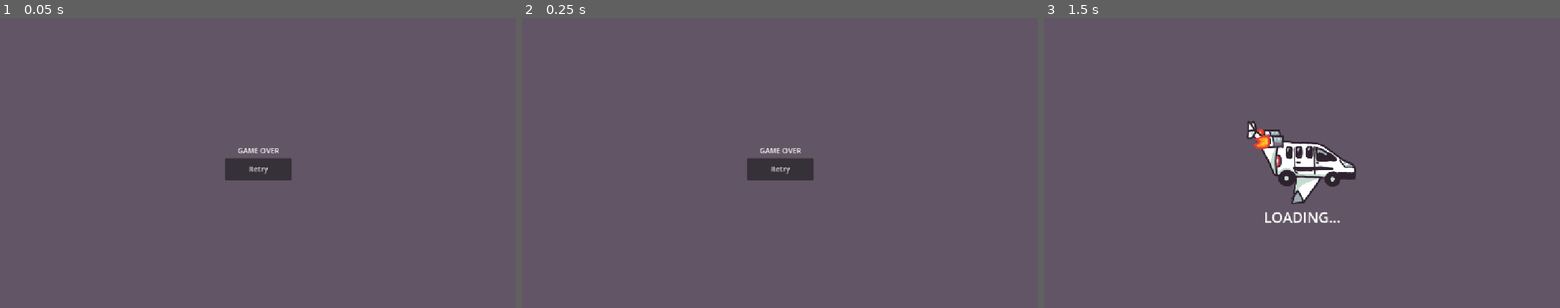
Above: before the commit, frames 1-3 (left to right).
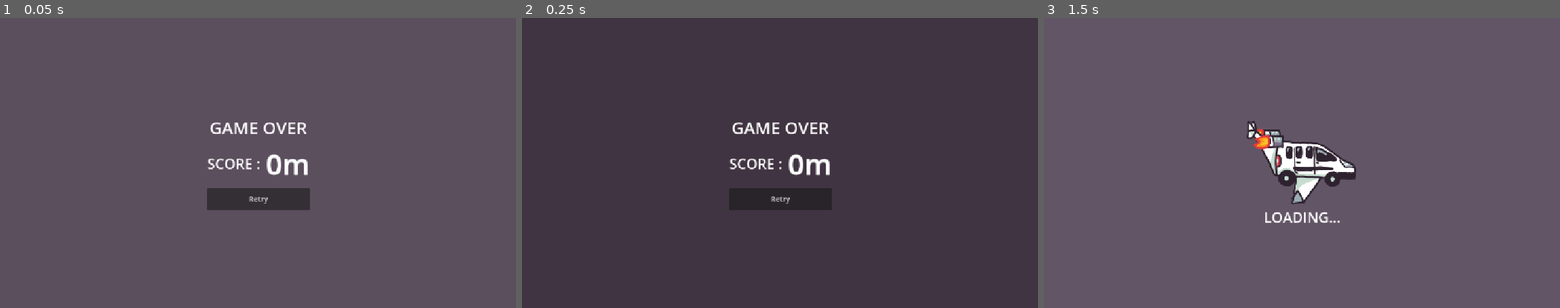
Above: after the commit, the same moments.

Repository: YannLeon/kerosene
Game: Godot game, scene res://scenes/DeathScreen.tscn
The game is run twice, just before and just after one commit, with the same random seed, the same clock (stepped at 60 frames per second) and the same inputs. This scene is started directly instead of the project's main scene.
Inputs (mouse positions are in pixels of both pictures, inside the frame that each line leads up to):
- Up to frame 1 (0.05 s): no input
- Up to frame 2 (0.25 s): no input
- Up to frame 3 (1.5 s): click "Retry" at 0.5 s; tap Enter at 1.25 s; move the mouse to (1415, 148) at 1.27 s; press the mouse at (1415, 148) at 1.28 s

The runs differ from the first frame. In frame 1, 3.1% of the frame differs, in the area x 40-61%, y 36-67%; in frame 2, 99%, in the area x 0-100%, y 0-100%; in frame 3, nothing differs.

Commit message:
better end screen

Diff:
--- /dev/null
+++ b/autoloads/global_state.gd
@@ -0,0 +1,3 @@
+extends Node
+
+var final_score: String = "0m"
--- a/project.godot
+++ b/project.godot
@@ -23,6 +23,7 @@
 SceneManager="*res://autoloads/scene_manager.gd"
 FuelStore="*res://autoloads/fuel_store.gd"
 GlobalEvents="*res://autoloads/global_events.gd"
+GlobalState="*res://autoloads/global_state.gd"
 
 [display]
 
--- a/scenes/DeathScreen.tscn
+++ b/scenes/DeathScreen.tscn
@@ -1,11 +1,65 @@
-[gd_scene load_steps=2 format=3 uid="uid://dqcpwjv30e0gr"]
+[gd_scene load_steps=8 format=3 uid="uid://dqcpwjv30e0gr"]
 
 [ext_resource type="Script" uid="uid://dmcbdrynvh45g" path="res://scenes/death_screen.gd" id="1_biyii"]
+
+[sub_resource type="LabelSettings" id="LabelSettings_biyii"]
+font_size = 38
+
+[sub_resource type="LabelSettings" id="LabelSettings_0r1s6"]
+font_size = 32
+
+[sub_resource type="LabelSettings" id="LabelSettings_5034k"]
+font_size = 64
+outline_size = 2
+
+[sub_resource type="Animation" id="Animation_biyii"]
+resource_name = "fade in"
+tracks/0/type = "value"
+tracks/0/imported = false
+tracks/0/enabled = true
+tracks/0/path = NodePath("Background:modulate")
+tracks/0/interp = 1
+tracks/0/loop_wrap = true
+tracks/0/keys = {
+"times": PackedFloat32Array(0, 0.233333),
+"transitions": PackedFloat32Array(1, 1),
+"update": 0,
+"values": [Color(1, 1, 1, 0), Color(1, 1, 1, 1)]
+}
+
+[sub_resource type="Animation" id="Animation_5034k"]
+length = 0.001
+tracks/0/type = "value"
+tracks/0/imported = false
+tracks/0/enabled = true
+tracks/0/path = NodePath("Background:modulate")
+tracks/0/interp = 1
+tracks/0/loop_wrap = true
+tracks/0/keys = {
+"times": PackedFloat32Array(0),
+"transitions": PackedFloat32Array(1),
+"update": 0,
+"values": [Color(1, 1, 1, 1)]
+}
+
+[sub_resource type="AnimationLibrary" id="AnimationLibrary_0r1s6"]
+_data = {
+&"RESET": SubResource("Animation_5034k"),
+&"fade in": SubResource("Animation_biyii")
+}
 
 [node name="DeathScreen" type="CanvasLayer"]
 process_mode = 3
 layer = 3
 script = ExtResource("1_biyii")
+
+[node name="Background" type="ColorRect" parent="."]
+anchors_preset = 15
+anchor_right = 1.0
+anchor_bottom = 1.0
+grow_horizontal = 2
+grow_vertical = 2
+color = Color(0.180392, 0.133333, 0.184314, 0.643137)
 
 [node name="VBoxContainer" type="VBoxContainer" parent="."]
 anchors_preset = 13
@@ -16,11 +70,29 @@
 offset_right = 46.0
 grow_horizontal = 2
 grow_vertical = 2
+theme_override_constants/separation = 10
 alignment = 1
 
 [node name="Label" type="Label" parent="VBoxContainer"]
 layout_mode = 2
 text = "GAME OVER"
+label_settings = SubResource("LabelSettings_biyii")
+horizontal_alignment = 1
+
+[node name="HBoxContainer" type="HBoxContainer" parent="VBoxContainer"]
+layout_mode = 2
+
+[node name="Label2" type="Label" parent="VBoxContainer/HBoxContainer"]
+layout_mode = 2
+text = "SCORE : "
+label_settings = SubResource("LabelSettings_0r1s6")
+horizontal_alignment = 1
+
+[node name="score" type="Label" parent="VBoxContainer/HBoxContainer"]
+unique_name_in_owner = true
+layout_mode = 2
+text = "null"
+label_settings = SubResource("LabelSettings_5034k")
 horizontal_alignment = 1
 
 [node name="RetryButton" type="Button" parent="VBoxContainer"]
@@ -28,4 +100,10 @@
 layout_mode = 2
 text = "Retry"
 
+[node name="AnimationPlayer" type="AnimationPlayer" parent="."]
+libraries = {
+&"": SubResource("AnimationLibrary_0r1s6")
+}
+autoplay = "fade in"
+
 [connection signal="pressed" from="VBoxContainer/RetryButton" to="." method="_on_retry_button_pressed"]
--- a/scenes/death_screen.gd
+++ b/scenes/death_screen.gd
@@ -1,9 +1,10 @@
 extends CanvasLayer
+@onready var score: Label = %score
 
 
 # Called when the node enters the scene tree for the first time.
 func _ready() -> void:
-	pass # Replace with function body.
+	score.text = GlobalState.final_score
 
 
 # Called every frame. 'delta' is the elapsed time since the previous frame.
--- a/scenes/main.gd
+++ b/scenes/main.gd
@@ -55,4 +55,6 @@
 	if body == player:
 		get_tree().paused = true
 		var death_scene = preload("res://scenes/DeathScreen.tscn").instantiate()
+		GlobalState.final_score = meter_score.text
+		meter_score.visible = false
 		add_child(death_scene)
Not shown, added: autoloads/global_state.gd.uid
